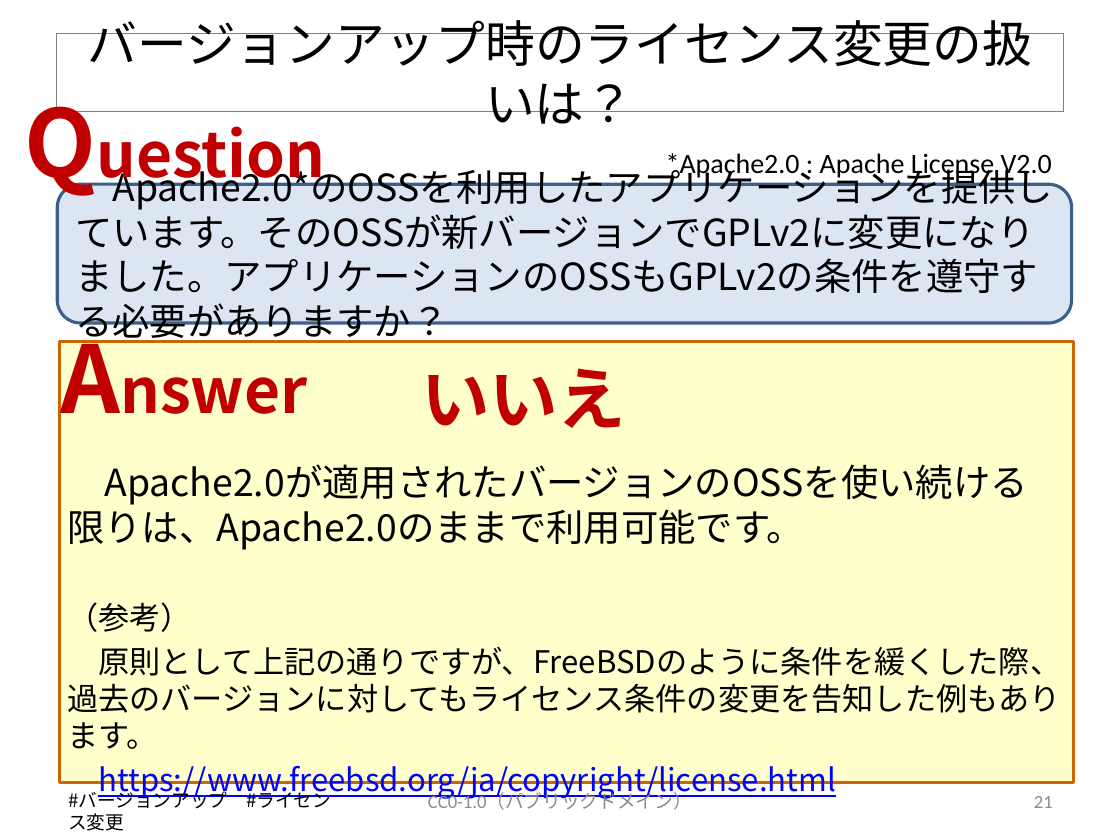
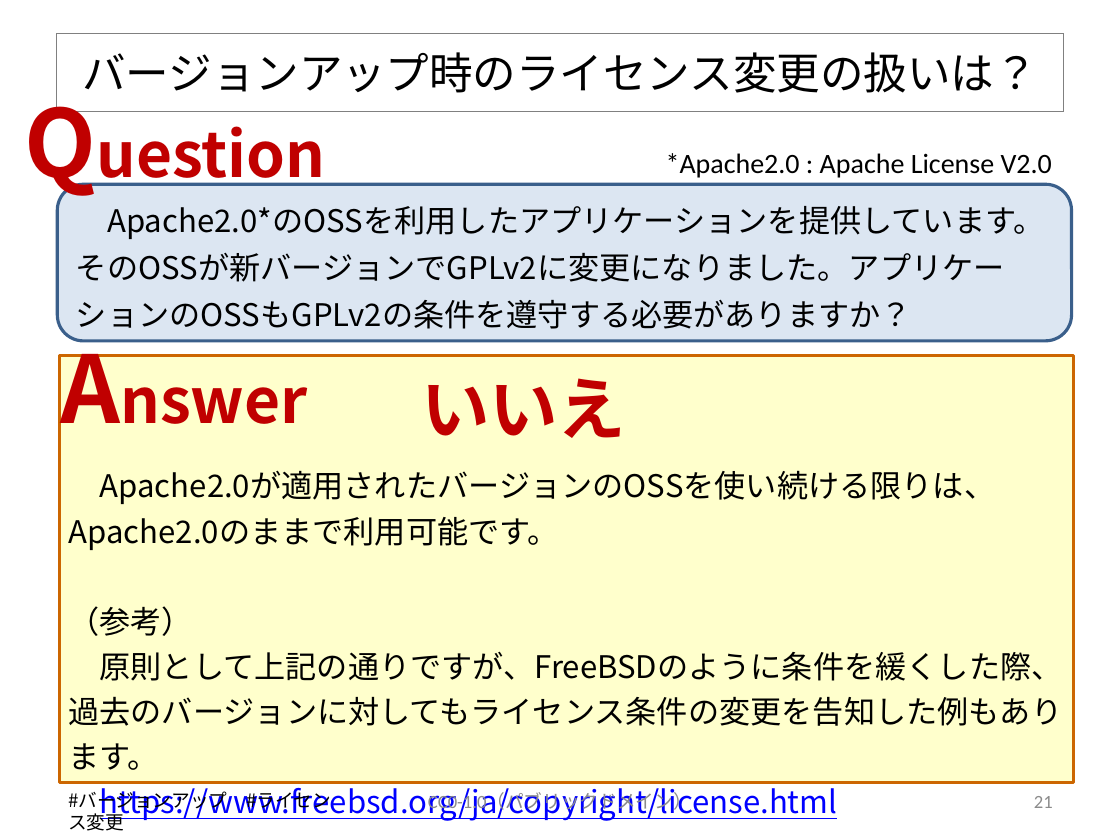
Before and after one commit to OpenChain-Project/OpenChain-JWG, a slide deck: slide 21 of Education_Material/FAQ/OSSライセンス関連でよくある誤解_CC0.pptx. Drawn at 1120x840 pixels with LibreOffice and Linux fonts; fonts in the diff are those of the drawing. Boxes give left, top, right and bottom in pixels: in the first picture for what was removed or moved away, otherwise in the second. Text is boxed around its words. In the diff, an @@ line names an element or a change of style, - is before the commit and + after.

```diff
--- a/Education_Material/FAQ/OSSライセンス関連でよくある誤解_CC0.pptx
+++ b/Education_Material/FAQ/OSSライセンス関連でよくある誤解_CC0.pptx
@@ title "バージョンアップ時のライセンス変更の扱いは？" at [56,34,1064,112]: size 32 to 28 pt @@
@@ rounded rectangle "Apache2.0*のOSSを利用したアプリケーションを提供しています。そのOSSが新バージョンでGPLv2に変更になり ...": place and size @@
-rounded rectangle "Apache2.0*のOSSを利用したアプリケーションを提供しています。そのOSSが新バージョンでGPLv2に変更になり ..." at [57,184,1072,323]
+rounded rectangle "Apache2.0*のOSSを利用したアプリケーションを提供しています。そのOSSが新バージョンでGPLv2に変更になり ..." at [57,184,1072,340]
@@ rounded rectangle "Apache2.0*のOSSを利用したアプリケーションを提供しています。そのOSSが新バージョンでGPLv2に変更になり ..." at [57,184,1072,340]: size 24 to 20 pt; line spacing 1 to 30pt @@
@@ text "Answer": place and size @@
-text "Answer" at [49,315,344,439]
+text "Answer" at [49,325,344,449]
@@ rectangle: place and size @@
-rectangle at [59,342,1074,783]
+rectangle at [59,356,1074,783]
@@ text "いいえ": place and size @@
-text "いいえ" at [421,368,626,428]
+text "いいえ" at [421,378,626,438]
@@ text at [68,470,996,636]: text changed; size 24 to 20 pt @@
-Apache2.0が適用されたバージョンのOSSを使い続ける限りは、Apache2.0のままで利用可能です。
-（参考）
+Apache2.0が適用されたバージョンのOSSを使い続ける限りは、Apache2.0のままで利用可能です。
+（参考）
@@ text at [68,651,1063,822]: line spacing 1 to 29pt; less space between paragraphs @@
```
Also in this commit, not shown: 37 other slides changed.
